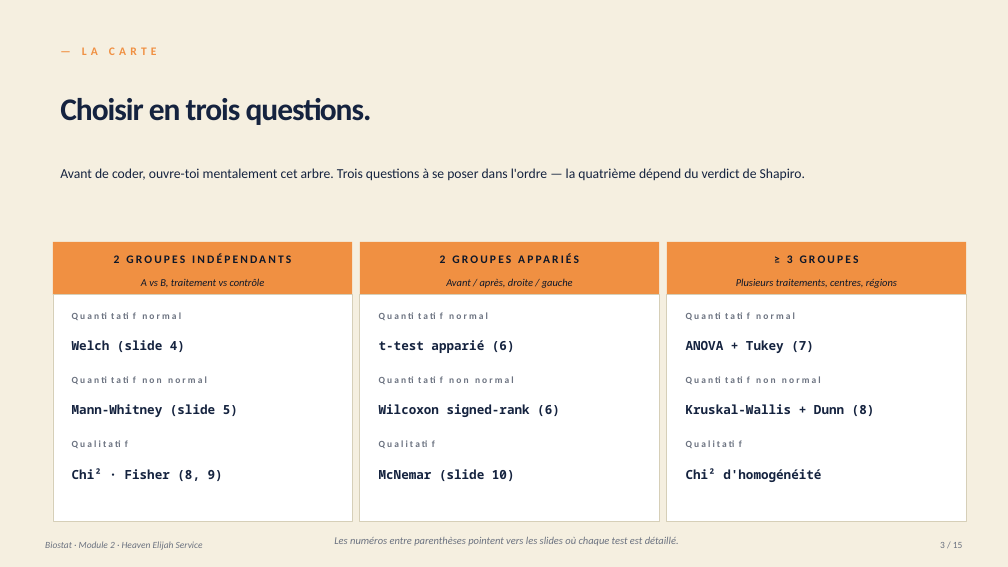
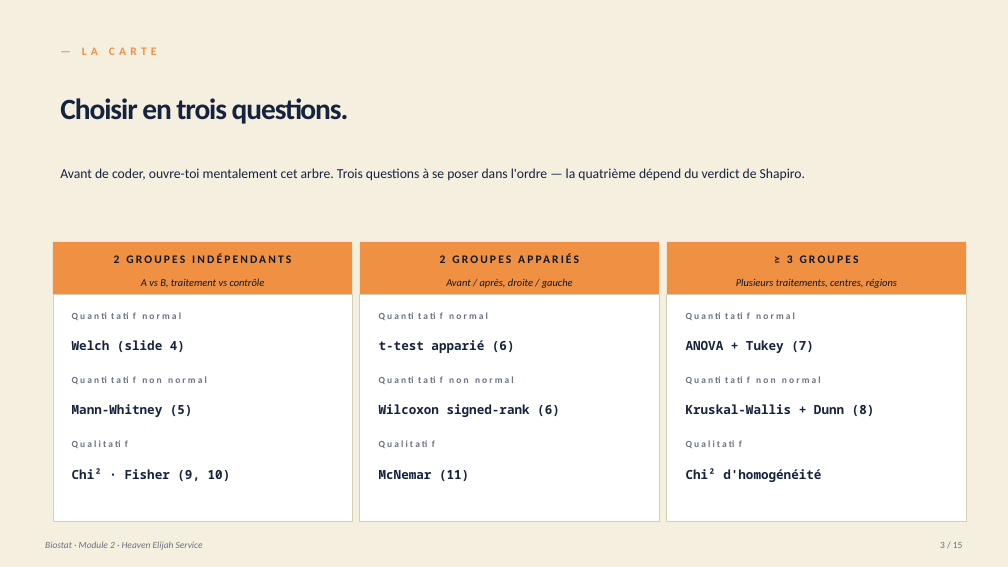
Before and after one commit to heavenelijahservice-tech/heaven-elijah-site, a slide deck: slide 3 of formations/output/biostat-module-2-comparaisons.pptx. Drawn at 1008x567 pixels with LibreOffice and Linux fonts; fonts in the diff are those of the drawing. Boxes give left, top, right and bottom in pixels: in the first picture for what was removed or moved away, otherwise in the second. Text is boxed around its words. In the diff, an @@ line names an element or a change of style, - is before the commit and + after.

```diff
--- a/formations/output/biostat-module-2-comparaisons.pptx
+++ b/formations/output/biostat-module-2-comparaisons.pptx
@@ text "Choisir en trois questions." at [60, 98, 349, 124]: size 30 to 28 pt @@
@@ text at [72, 404, 193, 417]: text changed @@
-Mann-Whitney (slide 5)
+Mann-Whitney (5)
@@ text at [72, 468, 231, 481]: text changed @@
-Chi² · Fisher (8, 9)
+Chi² · Fisher (9, 10)
@@ text at [379, 470, 469, 481]: text changed @@
-McNemar (slide 10)
+McNemar (11)
@@ text removed at [334, 537, 679, 546] @@
-Les numéros entre parenthèses pointent vers les slides où chaque test est détaillé.
```
Also in this commit, not shown: 10 other slides changed, 5 other files.
